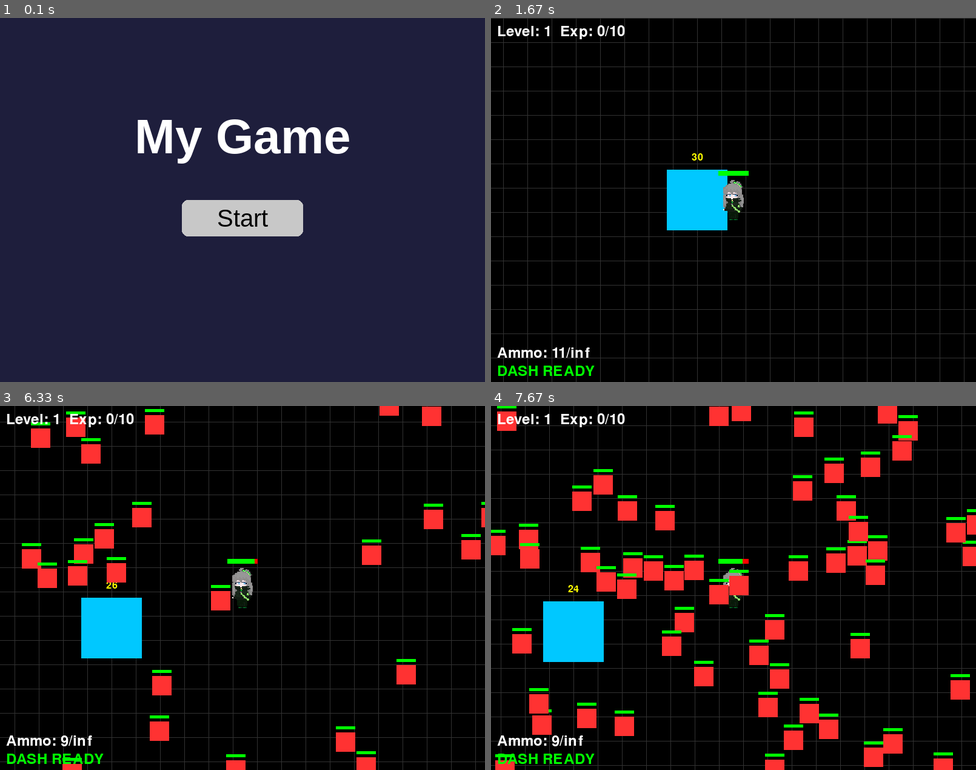
Above: before the commit, frames 1-4 (two rows, left to right).
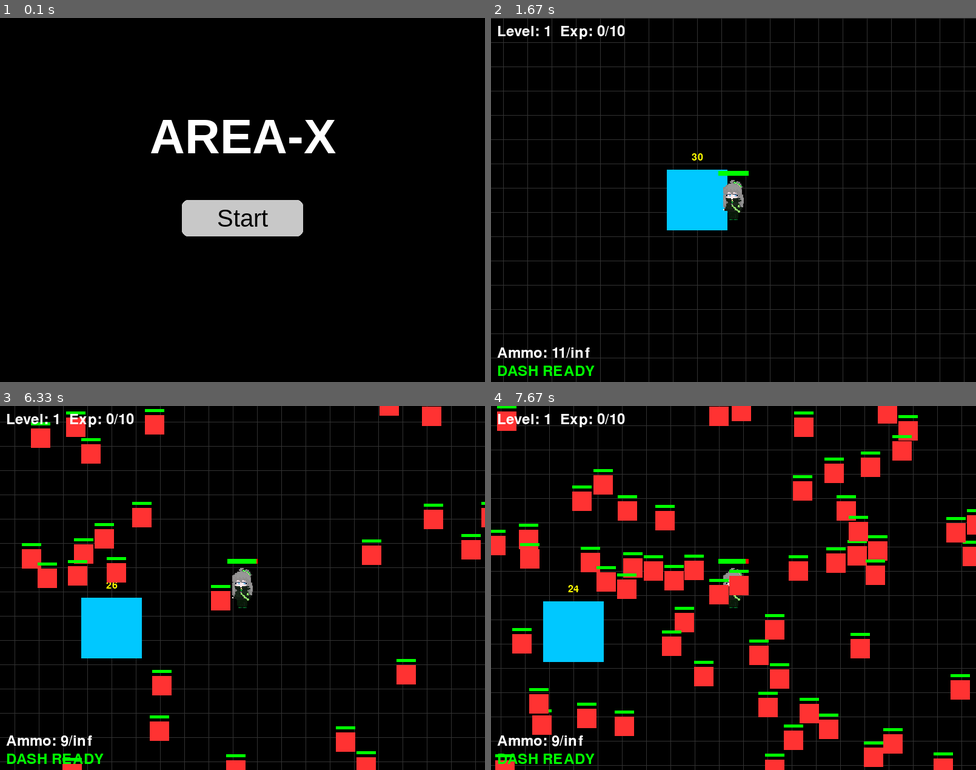
Above: after the commit, the same moments.

Repository: playker09/pygame-project
Game: pygame game, started from scenes/main.py
Same seed, same stepped clock (60 frames per second), same inputs: the game is played once before the commit and once after it.
Inputs (mouse positions are in pixels of both pictures, inside the frame that each line leads up to):
- Up to frame 1 (0.1 s): no input
- Up to frame 2 (1.67 s): click "Start" at 0.38 s; click "Pistol" at 0.72 s; click "Level: 1 Exp: 0/10" at 1.05 s; hold R from 1.33 s (still down); hold D from 1.33 s (still down); tap E at 1.48 s
- Up to frame 3 (6.33 s): release R at 1.8 s; release D at 1.8 s; hold D 1.83-2.3 s; click (92, 533) at 2.38 s; hold W 2.67-2.97 s; move the mouse to (92, 675) at 2.7 s; tap E at 2.82, 4.22, 5.32 s; hold D 3-3.47 s; hold A 3.5-4.03 s; hold S 4.07-4.37 s; click (252, 464) at 4.45 s; hold A 4.73-5.13 s; hold W 5.17-5.53 s; hold D 5.57-6.2 s; hold D from 6.23 s (still down)
- Up to frame 4 (7.67 s): release D at 6.6 s; hold A 6.63-7.1 s; tap E at 6.78 s; hold D 7.13-7.6 s; hold W from 7.63 s (still down)

The runs differ from the first frame. In frame 1, 97% of the frame differs, in the area x 0-100%, y 0-100%; in frame 2, nothing differs; in frame 3, less than 0.1%; in frame 4, less than 0.1%.

Commit message:
로비 추가& 적 공격 알고리즘 개선

Diff:
--- a/classes/entity.py
+++ b/classes/entity.py
@@ -12,7 +12,7 @@
 
 
 class Enemy(pygame.sprite.Sprite):
-    def __init__(self, x, y, size=30, speed=3, max_hp=2):
+    def __init__(self, x, y, size=30, speed=3, max_hp=2, damage=3, damage_cooldown=1000):
         super().__init__()
         self.image = pygame.Surface((size, size))
         self.image.fill(ENEMY_COLOR)
@@ -20,6 +20,9 @@
         self.speed = speed
         self.max_hp = max_hp
         self.hp = max_hp
+        self.damage = damage
+        self.damage_cooldown = damage_cooldown  # ms
+        self.last_hit_time = 0  # 플레이어를 마지막으로 공격한 시간
 
     def move(self, player_rect, enemies):
         dx = player_rect.centerx - self.rect.centerx
@@ -42,6 +45,13 @@
                     self.rect.y -= self.speed
                 elif self.rect.y > enemy.rect.y:
                     self.rect.y += self.speed
+
+    def can_attack(self, current_time):
+        return current_time - self.last_hit_time >= self.damage_cooldown
+    def deal_damage(self, player, current_time):
+        """플레이어에게 피해를 주고 마지막 공격 시간 업데이트"""
+        player.hp -= self.damage
+        self.last_hit_time = current_time
 
     def draw(self, surface, camera):
         surface.blit(self.image, camera.apply(self.rect))
--- a/classes/weapon.py
+++ b/classes/weapon.py
@@ -13,7 +13,7 @@
         self.pellet_count = pellet_count
         self.damage = damage
 
-        # 🔫 탄약 관련
+        # 탄약 관련
         self.mag_size = mag_size
         self.ammo_in_mag = mag_size
         self.reserve_ammo = reserve_ammo
@@ -37,7 +37,7 @@
             return
 
         self.last_shot = current_time
-        self.ammo_in_mag -= 1  # 🔥 탄약 소모
+        self.ammo_in_mag -= 1
 
         # 카메라 오프셋 적용
         mx += camera.offset_x
--- a/scenes/lobby.py
+++ b/scenes/lobby.py
@@ -8,10 +8,10 @@
     button_font = pygame.font.SysFont("arial", 40)
 
     while True:
-        surface.fill((30, 30, 60))  # 배경 색
+        surface.fill((0,0,0))  # 배경 색
 
         # 제목
-        title_surface = title_font.render("My Game", True, (255, 255, 255))
+        title_surface = title_font.render("AREA-X", True, (255, 255, 255))
         surface.blit(title_surface, (WIDTH//2 - title_surface.get_width()//2, HEIGHT//4))
 
         # 버튼 그리기
--- a/scenes/main.py
+++ b/scenes/main.py
@@ -27,7 +27,7 @@
 FPS = 60
 
 def main():
-    global game_state # play, upgrade, game_over, prepare, menu
+    global game_state # play, upgrade, game_over, prepare, lobby
     lobby_screen(WIN, WIDTH, HEIGHT)
     game_state = "prepare"
 
@@ -73,7 +73,7 @@
                         # 선택 적용
                         upgrade_choices[i]["effect"](player)
                         name = upgrade_choices[i]["name"]
-                        # 플레이어 업그레이드 기록
+                        # 플레이어 업그레이드 인벤토리
                         if upgrade_choices[i] in player.upgrades.get("weapon", []) or upgrade_choices[i] in player.upgrades.get("weapon", []):
                             player.upgrades["weapon"].append(name)
                         elif upgrade_choices[i] in player.upgrades.get("secondary", []):
@@ -82,7 +82,7 @@
                             player.upgrades["accessory"].append(name)
                         game_state = "play"  # UI 닫기
 
-            # 무기 교체
+            # 장전
             if event.type == pygame.KEYDOWN:
                 if event.key == pygame.K_r:
                     player.reload(current_time)
@@ -133,7 +133,7 @@
             # 카메라 업데이트
             camera.update(player)
 
-        # EMP 타워 업데이트
+            # EMP 타워 업데이트
             for tower in towers:
                 tower.update(dt, player, enemies, all_sprites, exp_orbs, current_time)
 
@@ -152,19 +152,19 @@
                         enemy.kill()
 
             hit_enemies = pygame.sprite.spritecollide(player, enemies, False)
-            if hit_enemies and current_time - last_hit_time > 1000:
-                player.hp -= 10
-                last_hit_time = current_time
-                if player.hp <= 0:
-                    game_state = "game_over"
-                    action = game_over_screen(WIN, player.level, WIDTH, HEIGHT)
-                    if action == "retry":
-
-                        main()
-                    else:
-                        pygame.quit()
-                        sys.exit()
-
+            current_time = pygame.time.get_ticks()
+            for enemy in hit_enemies:
+                if enemy.can_attack(current_time):
+                    enemy.deal_damage(player, current_time)
+
+                    if player.hp <= 0:
+                        game_state = "game_over"
+                        action = game_over_screen(WIN, player.level, WIDTH, HEIGHT)
+                        if action == "retry":
+                            main()
+                        else:
+                            pygame.quit()
+                            sys.exit()
             # 적 이동
             for enemy in enemies:
                 enemy.move(player.rect, enemies)
